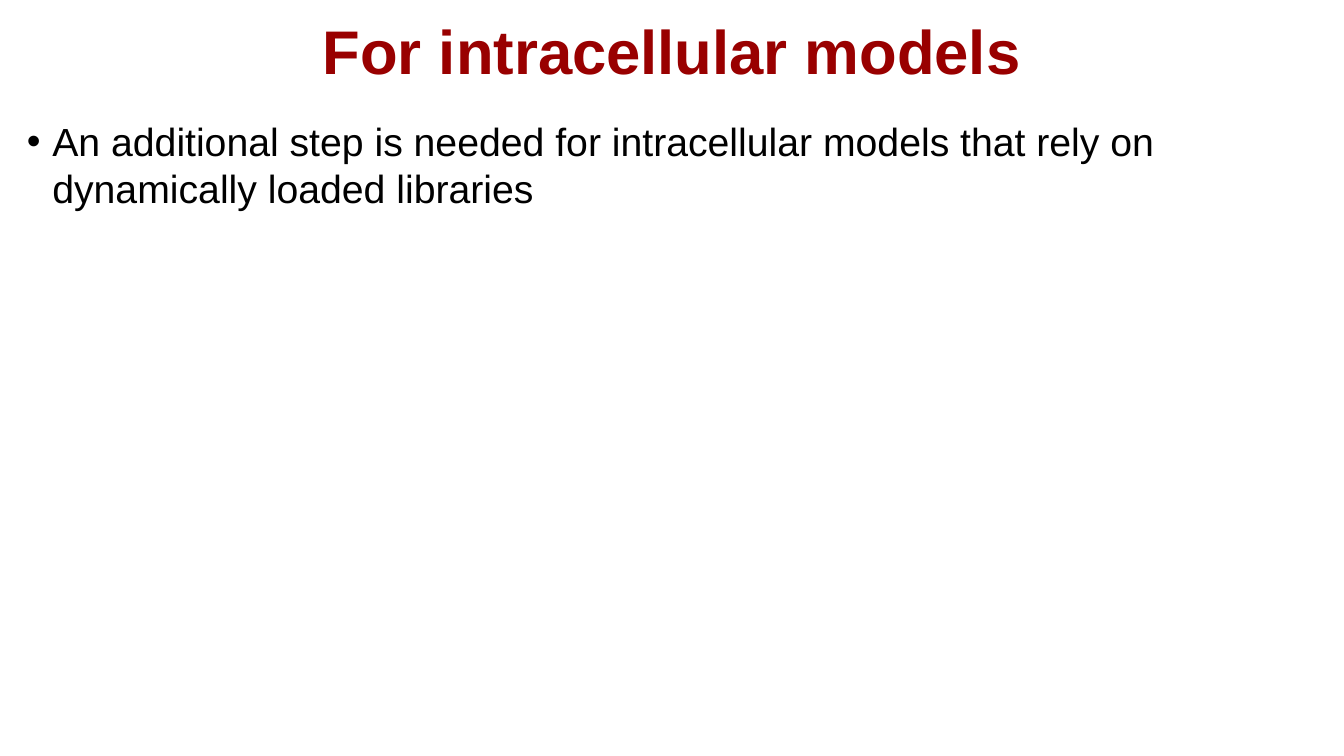
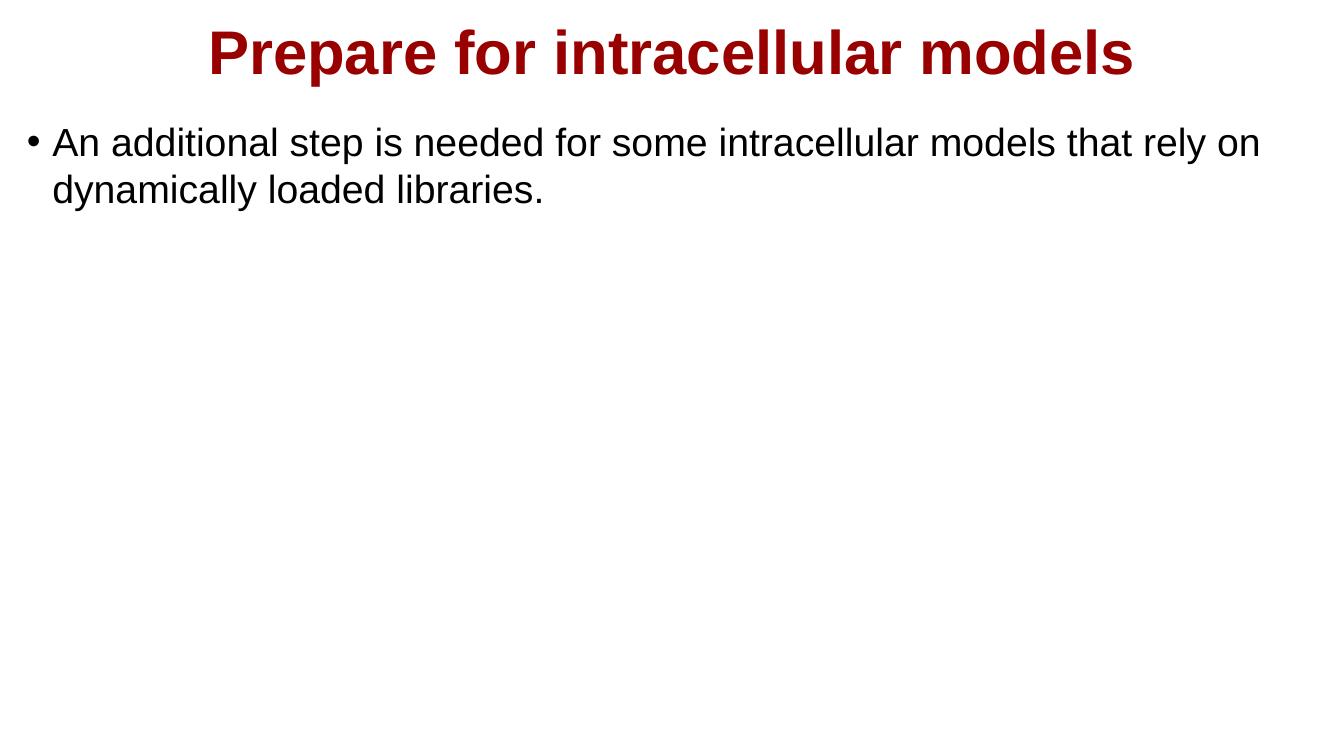
Before and after one commit to physicell-training/ws2021, a slide deck: slide 14 of pptx_source/PhysiCell_ws2021_macOS_setup.pptx (slide 8 before the commit). Drawn at 1344x756 pixels with LibreOffice and Linux fonts; fonts in the diff are those of the drawing; background and template pictures are left out. Boxes give left, top, right and bottom in pixels: in the first picture for what was removed or moved away, otherwise in the second. Text is boxed around its words. In the diff, an @@ line names an element or a change of style, - is before the commit and + after.

Commit message:
updates

```diff
--- a/pptx_source/PhysiCell_ws2021_macOS_setup.pptx
+++ b/pptx_source/PhysiCell_ws2021_macOS_setup.pptx
@@ title at (208,29,1135,86): text changed @@
-For intracellular models
+Prepare for intracellular models
@@ text at (52,127,1261,211): text changed @@
-• An additional step is needed for intracellular models that rely on dynamically loaded libraries
+• An additional step is needed for some intracellular models that rely on dynamically loaded libraries.
```
Also in this commit, not shown: 6 slides added.
